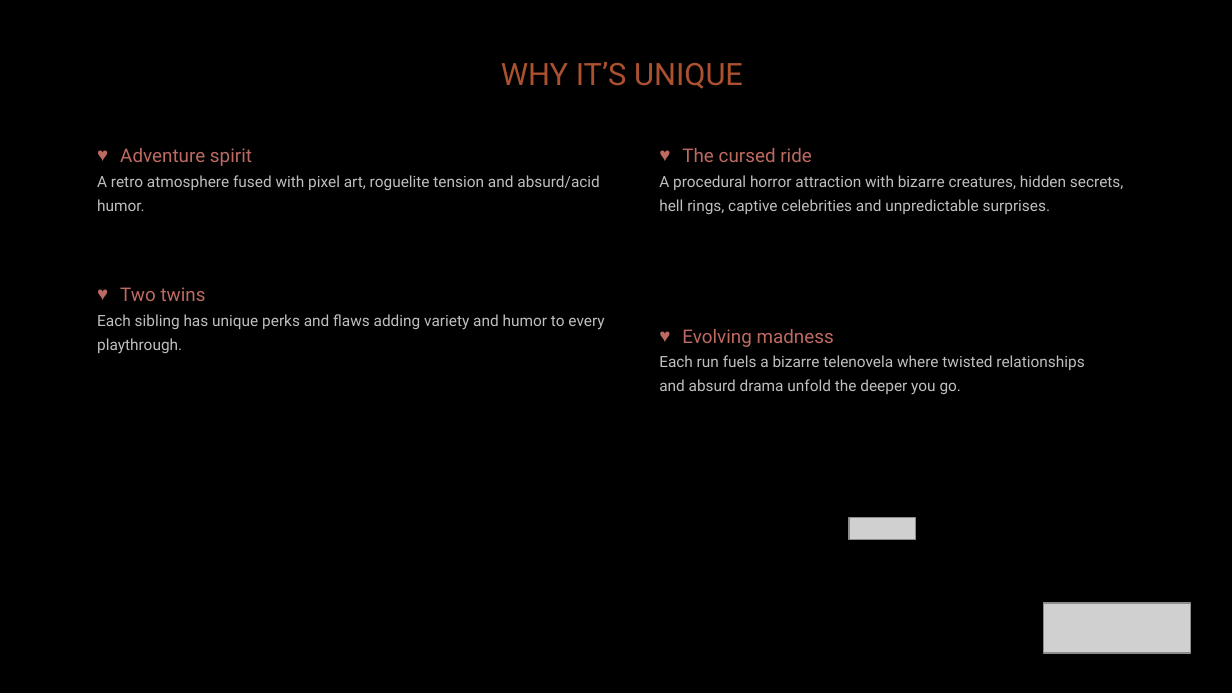
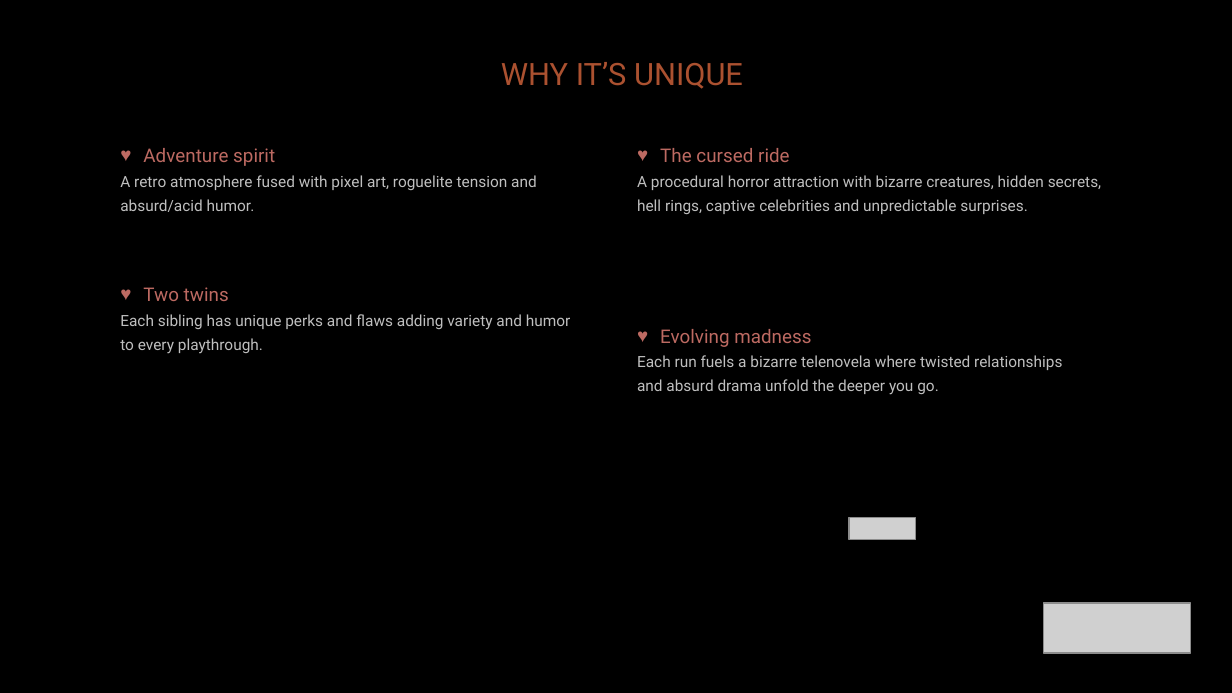
Before and after one commit to diegohcanepa/Remizione, a slide deck: slide 3 of Pitch Deck.pptx. Drawn at 1232x693 pixels with LibreOffice and Linux fonts; fonts in the diff are those of the drawing; grey boxes stand for pictures; background and template pictures are left out. Boxes give left, top, right and bottom in pixels: in the first picture for what was removed or moved away, otherwise in the second. Text is boxed around its words. In the diff, an @@ line names an element or a change of style, - is before the commit and + after.

```diff
--- a/Pitch Deck.pptx
+++ b/Pitch Deck.pptx
@@ text "Adventure spirit" rewrapped from box(97, 148, 600, 211) to box(120, 148, 537, 212) @@
@@ subtitle "The cursed ride": place and size @@
-subtitle "The cursed ride" at box(659, 148, 1123, 214)
+subtitle "The cursed ride" at box(637, 148, 1101, 214)
@@ text "Two twins" rewrapped from box(97, 287, 604, 354) to box(120, 287, 571, 354) @@
@@ text "Evolving madness": place and size @@
-text "Evolving madness" at box(659, 329, 1084, 395)
+text "Evolving madness" at box(637, 329, 1062, 395)
```
Also in this commit, not shown: 7 other slides changed, 15 other files.
